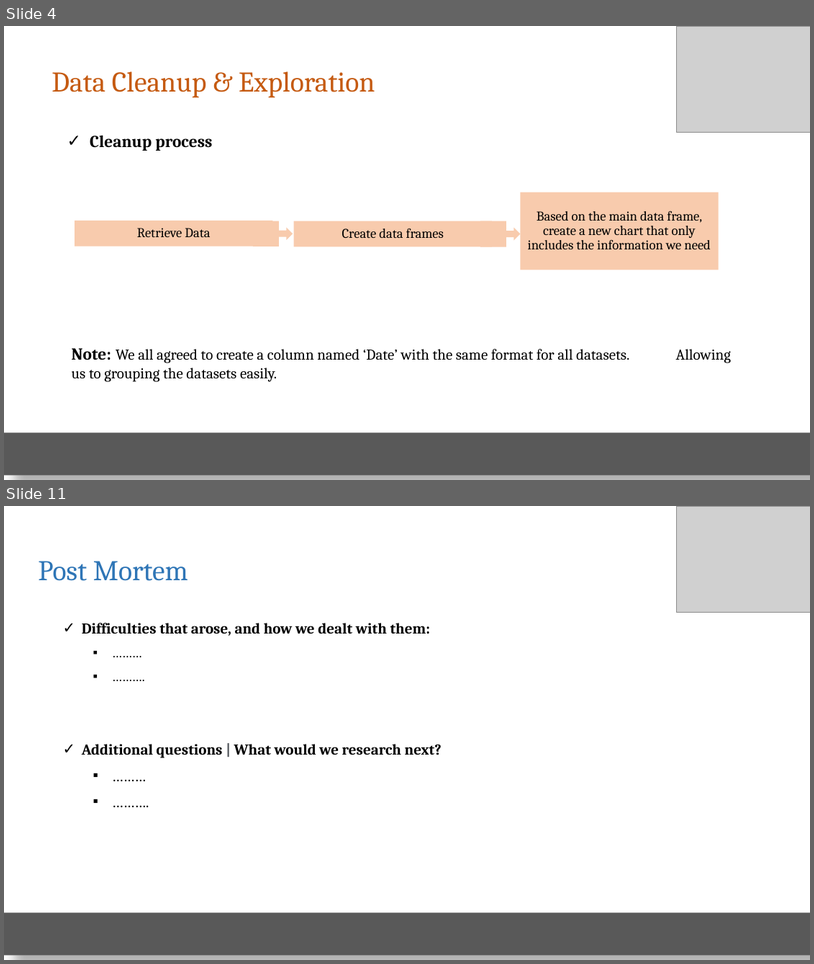
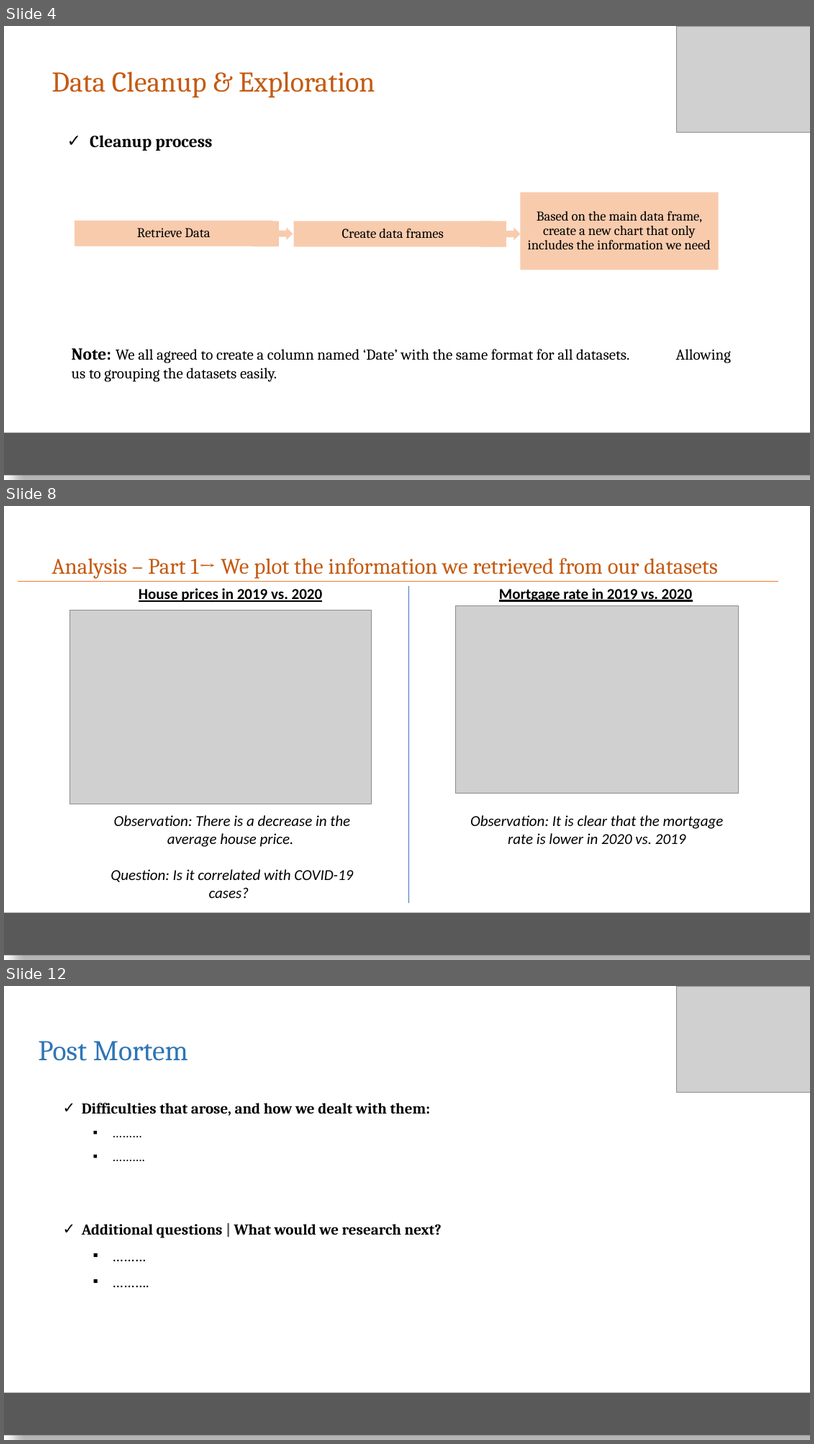
Before and after one commit to elubanska/GTA_real_estate_market, a slide deck: Presentation_proj_1/Real Estate Mkt.pptx. Shown one above the other, each under a label of ours: slides 4 and 11 before the commit, slides 4, 8 and 12 after it; the slides between them are not shown. The pictures are 814x964 and 814x1444 pixels, drawn with LibreOffice and Linux fonts; fonts in the diff are those of the drawing; grey boxes stand for pictures. Boxes give left, top, right and bottom in pixels: in the first picture for what was removed or moved away, otherwise in the second. Text is boxed around its words. In the diff, an @@ line names an element or a change of style, - is before the commit and + after.

```diff
--- a/Presentation_proj_1/Real Estate Mkt.pptx
+++ b/Presentation_proj_1/Real Estate Mkt.pptx
@@ slide 8 added at bbox=[4, 506, 810, 960], background #FFFFFF @@
@@ text added at bbox=[52, 558, 718, 579], 26.4 pt, text #C55A11 @@
+Analysis – Part 1→ We plot the information we retrieved from our datasets
@@ line added from (18, 581) to (779, 581), #ED7D31 0.5 pt @@
@@ text added at bbox=[139, 588, 323, 602], 18 pt, text #000000, bold, underline @@
+House prices in 2019 vs. 2020
@@ line added from (409, 586) to (409, 903), #4472C4 0.5 pt @@
@@ text added at bbox=[499, 588, 693, 602], 18 pt, text #000000, bold, underline @@
+Mortgage rate in 2019 vs. 2020
@@ picture added at bbox=[70, 610, 372, 803] @@
@@ picture added at bbox=[456, 605, 740, 793] @@
@@ text added at bbox=[111, 815, 353, 898], 18 pt, text #000000, italic @@
+Observation: There is a decrease in the average house price.
+Question: Is it correlated with COVID-19 cases?
@@ text added at bbox=[471, 815, 724, 844], 18 pt, text #000000, italic @@
+Observation: It is clear that the mortgage rate is lower in 2020 vs. 2019
@@ rectangle added at bbox=[4, 913, 810, 955], fill #595959 @@
@@ what was slide 11 is now slide 12 @@
```
Also in this commit, not shown: 2 slides changed, 5 other slides added, 6 slides removed, 2 other files.
